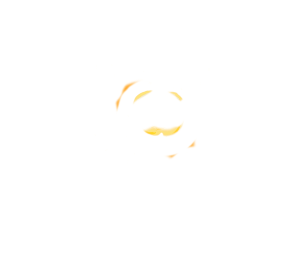
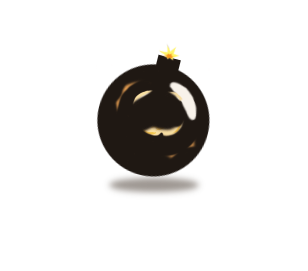
Two versions of the same layered image (308 × 271). Layer-by-layer changes:
showed group "Group 2" (8 layers) over [96, 43, 211, 198]
added layer "Layer 4 copy 2" (50%) in group "Group 2" over [104, 170, 204, 198]
